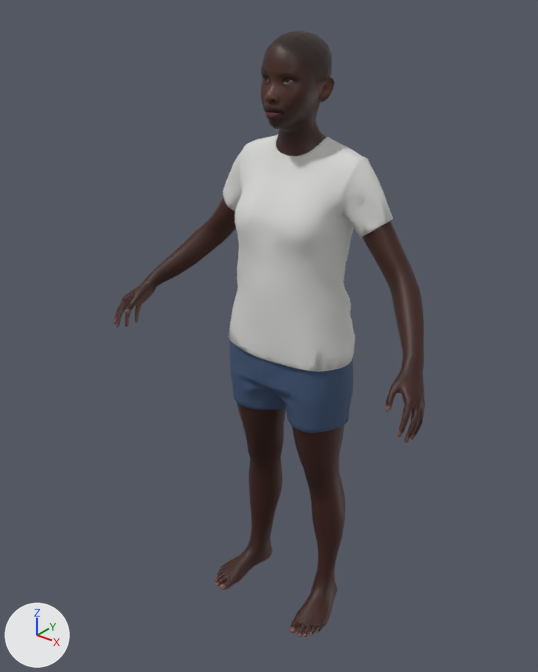
The glTF model homes/people/zuri.glb, before and after one commit.
One viewpoint serves both versions: a camera (50 mm lens) standing at (1.197, -1.631, 1.929) and looking at (-0.049, -0.073, 0.963). Every picture has the same lights, and +X, +Y and +Z are marked at lower left. The older version comes first. Where no turn or scale is listed for an object, it has been applied to the vertices. Vertices at exactly the same position are counted once.

The first picture shows 'Body', 'Face', 'Outfit0'.
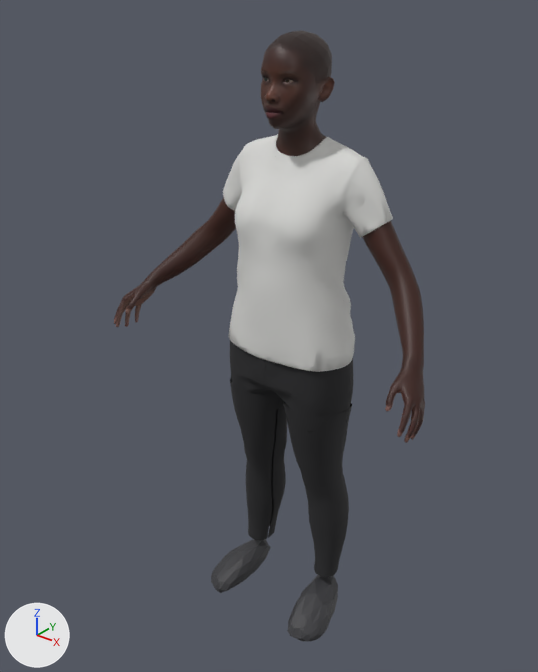
Location of each change, [x1, y1, x2, y2] in pixels of the pictures (538 x 672 px):
'Outfit0', recoloured (dark blue to black): [230, 339, 353, 433] in both
'Pants', added (black): after [230, 378, 352, 577]
'Shoes', added: after [211, 539, 338, 642]
part 1 of me_skm_zuri_bodymesh, deleted: before [215, 403, 286, 590]
part 2 of me_skm_zuri_bodymesh, deleted: before [290, 425, 346, 637]

The change, as a list of edits to the scene's bpy script:
```text
Change mat_shorts:
    mat_shorts.base_color: (0.05, 0.09, 0.18) -> (0.02, 0.02, 0.022)  # dark blue #3f5576 -> black #272729
Add mat_shoes:
    mat_shoes = principled_material('Shoes')
    mat_shoes.base_color = (0.04, 0.04, 0.045)  # dark grey #38383c
    mat_shoes.roughness = 0.6
Add mat_pants:
    mat_pants = principled_material('Pants')
    mat_pants.base_color = (0.02, 0.02, 0.022)  # black #272729
    mat_pants.roughness = 0.9
Change me_skm_zuri_bodymesh:
    used by ob_body; location = (0.0, 0.0, 0.0)
    remove me_skm_zuri_bodymesh.from_pydata(...)  # 2760 vertices, 5468 faces; spans x -0.531..0.531, y -0.279..0.07, z 0.0..1.374
    add me_skm_zuri_bodymesh.from_pydata(...)  # 1444 vertices, 2864 faces; spans x -0.531..0.531, y -0.279..0.064, z 0.912..1.374
    me_skm_zuri_bodymesh part 1: the loose piece of 658 vertices spanning x -0.222..-0.015, y -0.212..0.07, z 0.0..0.791 is deleted
    me_skm_zuri_bodymesh part 2: the loose piece of 658 vertices spanning x 0.015..0.222, y -0.212..0.07, z 0.0..0.791 is deleted
Add me_skm_zuri_bodymesh_002:
    me_skm_zuri_bodymesh_002.from_pydata(...)  # 206 vertices, 404 faces; spans x -0.236..0.237, y -0.223..0.037, z -0.018..0.098
    me_skm_zuri_bodymesh_002.materials.append(mat_shoes)  # dark grey #38383c
Add me_skm_zuri_bodymesh_001:
    me_skm_zuri_bodymesh_001.from_pydata(...)  # 468 vertices, 816 faces; spans x -0.209..0.21, y -0.142..0.081, z 0.122..0.79
    me_skm_zuri_bodymesh_001.materials.append(mat_pants)  # black #272729
Add ob_shoes:
    ob_shoes = bpy.data.objects.new('Shoes', me_skm_zuri_bodymesh_002)
    ob_shoes.location = (0.0, 0.0, 0.0)
Add ob_pants:
    ob_pants = bpy.data.objects.new('Pants', me_skm_zuri_bodymesh_001)
    ob_pants.location = (0.0, 0.0, 0.0)
```
